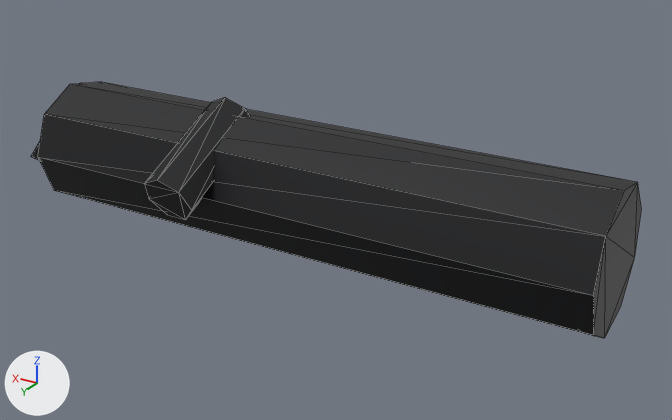
Before and after pictures for a commit that changed the glTF model assets/models/prop_log.glb.
Camera for both pictures: a camera (50 mm lens) standing at (-2.65, 4.12, 2.37) and looking at (-0.18, 0.01, 0.31). The lights are fixed; the arrows at lower left show +X, +Y and +Z. The older version comes first. Mesh edges are drawn as thin lines. Vertices at exactly the same position are counted once.

Objects in the first picture: 'prop'.
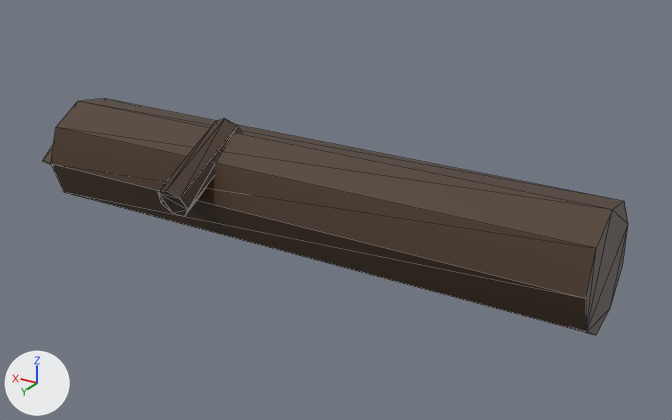
Diff of the bpy script that builds the scene:
```diff
--- a/assets/models/prop_log.glb.py
+++ b/assets/models/prop_log.glb.py
@@ me_prop @@
 # used by ob_prop; location = (0.0, 0.0, 0.0)
-me_prop.from_pydata(...)  # 88 vertices, 152 faces; spans x -1.74..2.0, y -0.37..0.64, z 0.0..0.86
+me_prop.from_pydata(...)  # 44 vertices, 76 faces; spans x -1.7..1.95, y -0.32..0.57, z 0.0..0.74
+# me_prop part 1: the loose piece of 18 vertices spanning x -1.7..1.7, y -0.32..0.34, z 0.05..0.72 is moved by (0.0, 0.0, -0.05)
+# me_prop part 2: the loose piece of 14 vertices spanning x 0.45..0.65, y -0.05..0.57, z 0.36..0.79 is moved by (0.0, 0.0, -0.05)
+# me_prop part 3: the loose piece of 12 vertices spanning x 1.41..1.95, y -0.24..0.24, z 0.17..0.7 is moved by (0.0, 0.0, -0.05)
+# me_prop part 4: the loose piece of 18 vertices spanning x -1.74..1.74, y -0.37..0.39, z 0.0..0.78 is deleted
+# me_prop part 5: the loose piece of 14 vertices spanning x 0.4..0.7, y -0.11..0.64, z 0.29..0.86 is deleted
+# me_prop part 6: the loose piece of 12 vertices spanning x 1.36..2.0, y -0.3..0.3, z 0.1..0.77 is deleted
 me_prop.materials.append(mat_defaultmaterial)
```

Changed parts and their boxes (x1, y1, x2, y2) in the pictures (672 x 420 px; the box of a moved part takes in the faces that stretch with it):
'prop', reshaped (7% shorter): before (31, 82, 642, 338); after (43, 98, 628, 335)
part 1 of me_prop, moved or reshaped (not visible before): after (51, 98, 628, 335)
part 2 of me_prop, moved or reshaped (not visible before): after (158, 118, 241, 216)
part 3 of me_prop, moved or reshaped (not visible before): after (43, 143, 54, 165)
part 4 of me_prop, deleted: before (38, 82, 642, 338)
part 5 of me_prop, deleted: before (144, 97, 249, 220)
part 6 of me_prop, deleted (mostly hidden): before (31, 83, 82, 160)
